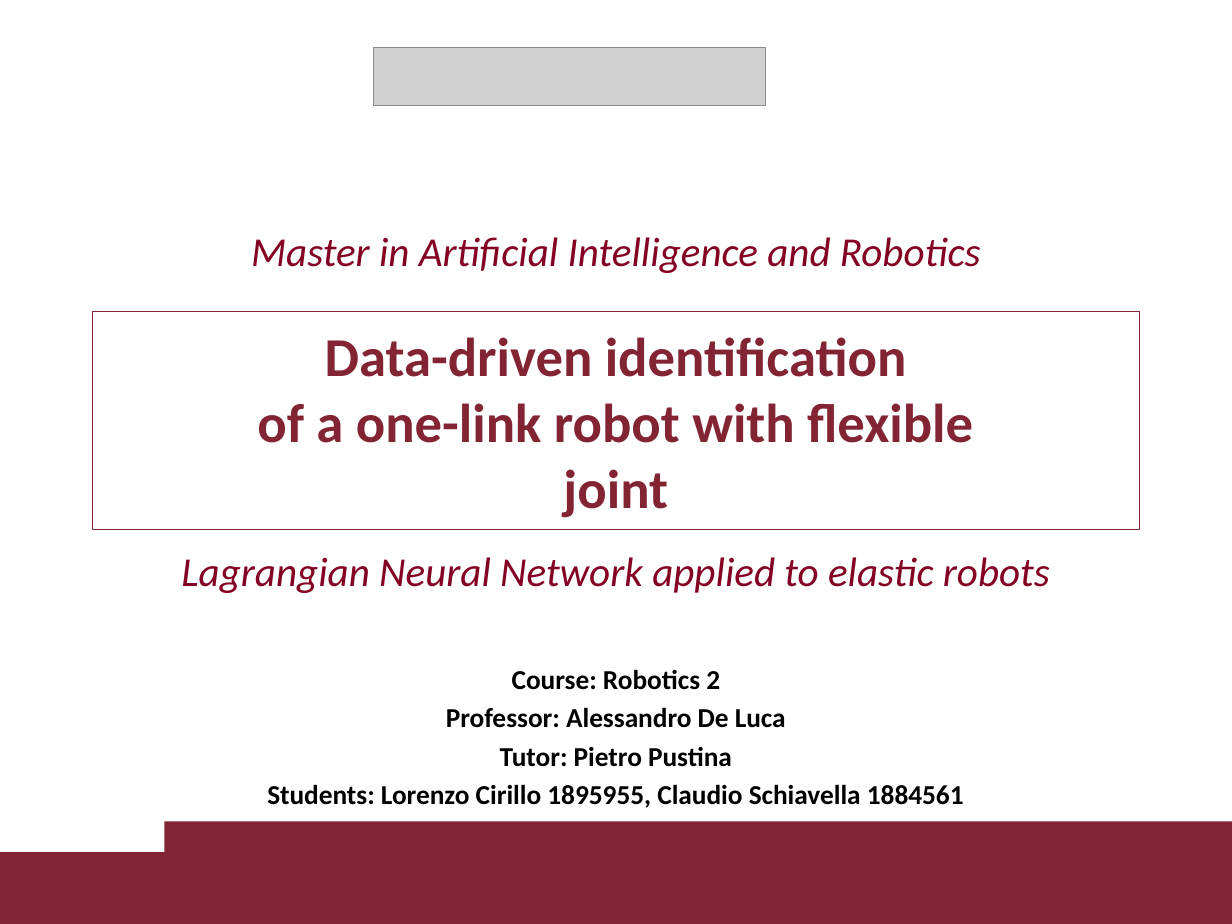
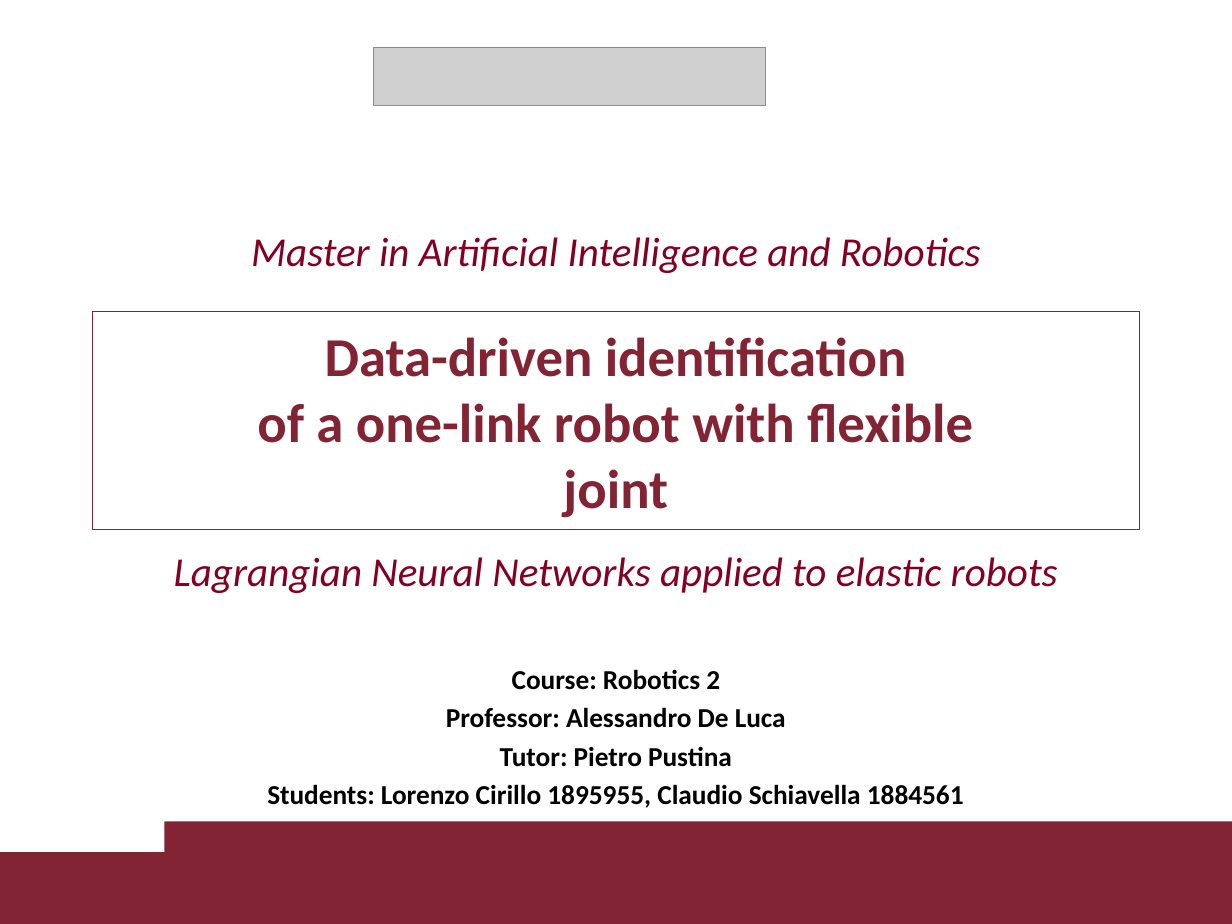
Before and after one commit to LorCir28/lagrangian_neural_network_with_PDcontroller_gravity_cancellation, a slide deck: slide 1 of 1895955_1884561 project/presentation/1895955_1884561.pptx. Drawn at 1232x924 pixels with LibreOffice and Linux fonts; fonts in the diff are those of the drawing; grey boxes stand for pictures; background and template pictures are left out. Boxes give left, top, right and bottom in pixels: in the first picture for what was removed or moved away, otherwise in the second. Text is boxed around its words. In the diff, an @@ line names an element or a change of style, - is before the commit and + after.

```diff
--- a/1895955_1884561 project/presentation/1895955_1884561.pptx
+++ b/1895955_1884561 project/presentation/1895955_1884561.pptx
@@ text in rectangle at bbox=[174, 557, 1058, 593]: text changed @@
-Lagrangian Neural Network applied to elastic robots
+Lagrangian Neural Networks applied to elastic robots
```
Also in this commit, not shown: 1 other slide changed, 3 other files.
